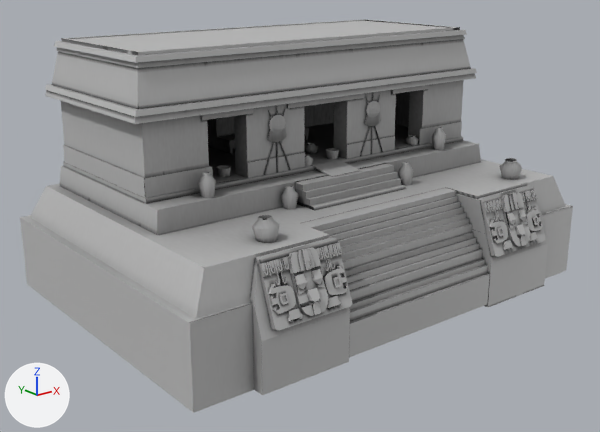
Before and after pictures for a commit that changed the COLLADA model art/meshes/structural/elmirador_cc.dae.
The view is the same before and after, from a 50 mm lens placed at (-32.7, -40.2, 17.2), pointed at (-0.8, -0.3, 1.2). Lighting does not change. The marker at lower left points along +X, +Y and +Z. Where no turn or scale is listed for an object, it has been applied to the vertices. Vertices at the same position are counted once.

Objects in the first picture: 'cc'.
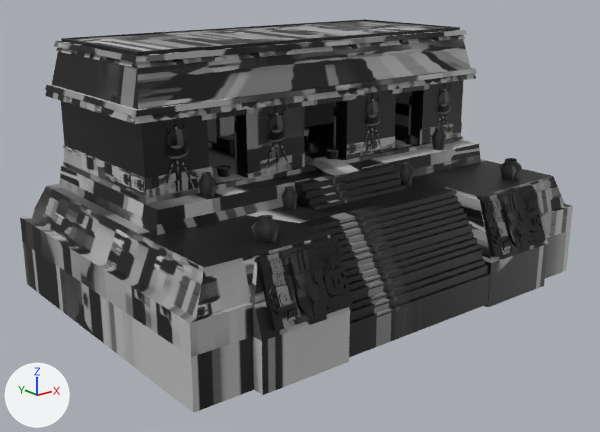
What changed in the scene script:
```text
Change me_cubo_001:
    used by ob_cc; location = (0.0, 0.0, 0.37)
    remove me_cubo_001.from_pydata(...)  # 4330 vertices, 6888 faces; spans x -14.9..14.9, y -11.1..12.0, z -3.8..12.1
    add me_cubo_001.from_pydata(...)  # 4792 vertices, 7652 faces; spans x -14.9..14.9, y -11.1..12.0, z -3.8..12.1
    me_cubo_001 part 1: the loose piece of 39 vertices spanning x 3.1..4.5, y -2.0, z 6.4..8.0 is copied, and the copy is moved by (6.7, 0.0, 0.0); it spans x 9.8..11.2, y -2.0, z 6.4..8.0
    me_cubo_001 part 2: the loose piece of 39 vertices spanning x -4.5..-3.1, y -2.0, z 6.4..8.0 is copied, and the copy is moved by (-6.7, 0.0, 0.0); it spans x -11.3..-9.9, y -2.0, z 6.4..8.0
    me_cubo_001 part 3: the loose piece of 16 vertices spanning x -3.9..-3.8, y -2.0..-1.9, z 4.4..8.2 is copied, and the copy is moved by (-6.7, 0.0, 0.0); it spans x -10.6..-10.5, y -2.0..-1.9, z 4.4..8.2
    me_cubo_001 part 4: the loose piece of 16 vertices spanning x -4.3..-2.8, y -2.0..-1.9, z 4.4..8.0 is copied, and the copy is moved by (-6.7, 0.0, 0.0); it spans x -11.0..-9.5, y -2.0..-1.9, z 4.4..8.0
    me_cubo_001 part 5: the loose piece of 16 vertices spanning x -4.9..-3.3, y -2.0..-1.9, z 4.4..8.0 is copied, and the copy is moved by (-6.7, 0.0, 0.0); it spans x -11.6..-10.1, y -2.0..-1.9, z 4.4..8.0
    me_cubo_001 part 6: 6887 kept faces spanning x -14.9..14.9, y -11.1..12.0, z -3.8..12.1 get new texture (UV) coordinates
```

Boxes (x1, y1, x2, y2) around the edits, measured in the pictures (600 x 432 px):
part 1 of me_cubo_001, added
    after: (437, 91, 451, 114)
part 2 of me_cubo_001, added (black)
    after: (166, 129, 189, 159)
part 3 of me_cubo_001, added
    after: (175, 127, 180, 192)
part 4 of me_cubo_001, added
    after: (180, 158, 195, 189)
part 5 of me_cubo_001, added
    after: (162, 159, 175, 195)
part 6 of me_cubo_001, surface changed
    both: (20, 19, 573, 412)
